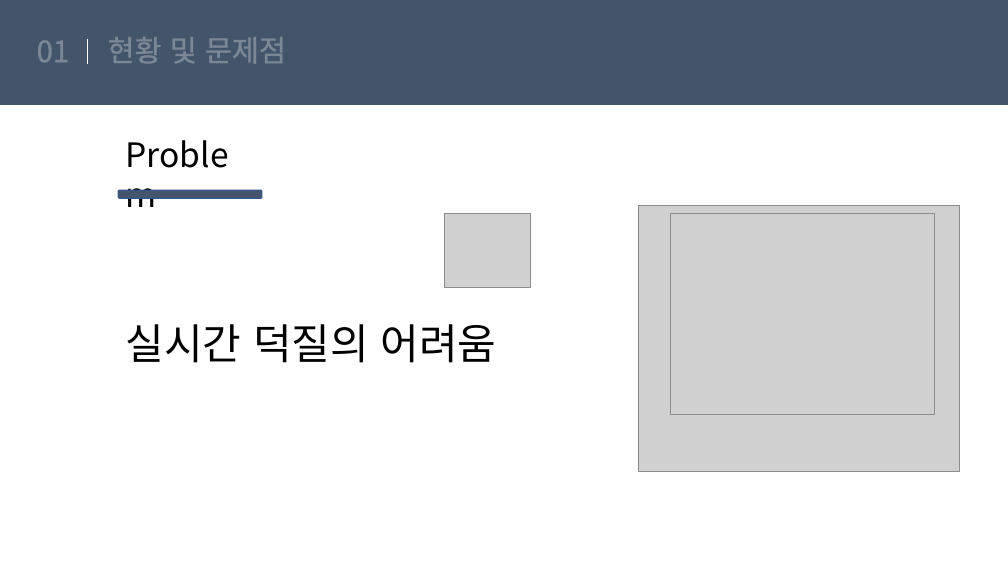
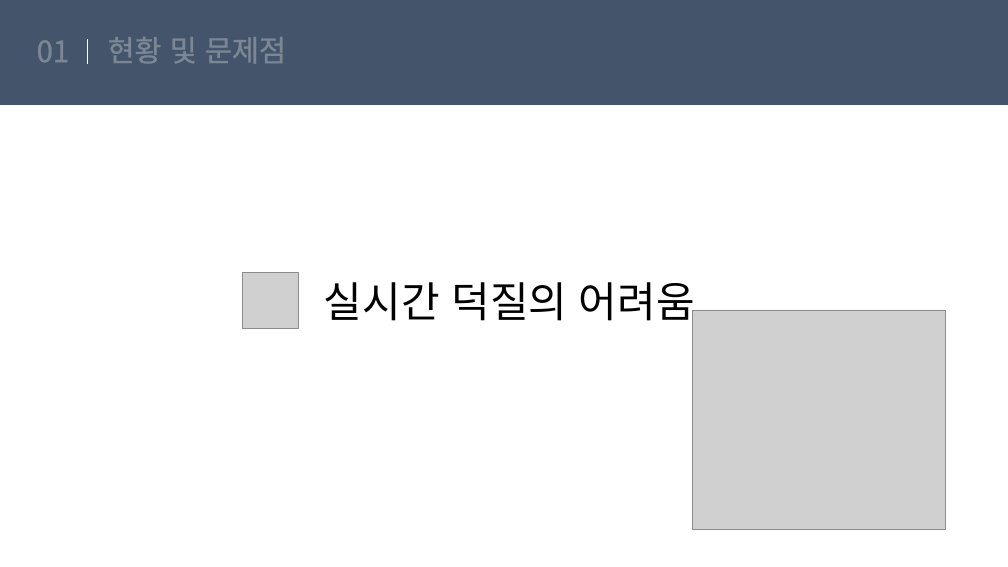
Before and after one commit to suna05/fanduck, a slide deck: slide 9 of suna/8월 29일 화/팬덕.pptx (slide 7 before the commit). Drawn at 1008x567 pixels with LibreOffice and Linux fonts; fonts in the diff are those of the drawing; grey boxes stand for pictures. Boxes give left, top, right and bottom in pixels: in the first picture for what was removed or moved away, otherwise in the second. Text is boxed around its words. In the diff, an @@ line names an element or a change of style, - is before the commit and + after.

```diff
--- a/suna/8월 29일 화/팬덕.pptx
+++ b/suna/8월 29일 화/팬덕.pptx
@@ text removed at [118, 130, 264, 178] @@
-Problem
@@ rounded rectangle removed at [118, 191, 262, 199] @@
@@ picture removed at [638, 206, 960, 472] @@
@@ picture removed at [670, 213, 935, 415] @@
@@ picture added at [243, 273, 299, 329] @@
@@ text "실시간 덕질의 어려움" rewrapped from [126, 324, 497, 363] to [324, 282, 695, 327] @@
@@ picture: place and size @@
-picture at [445, 213, 530, 287]
+picture at [693, 310, 945, 530]
```
Also in this commit, not shown: 7 other slides changed, 7 slides added.
